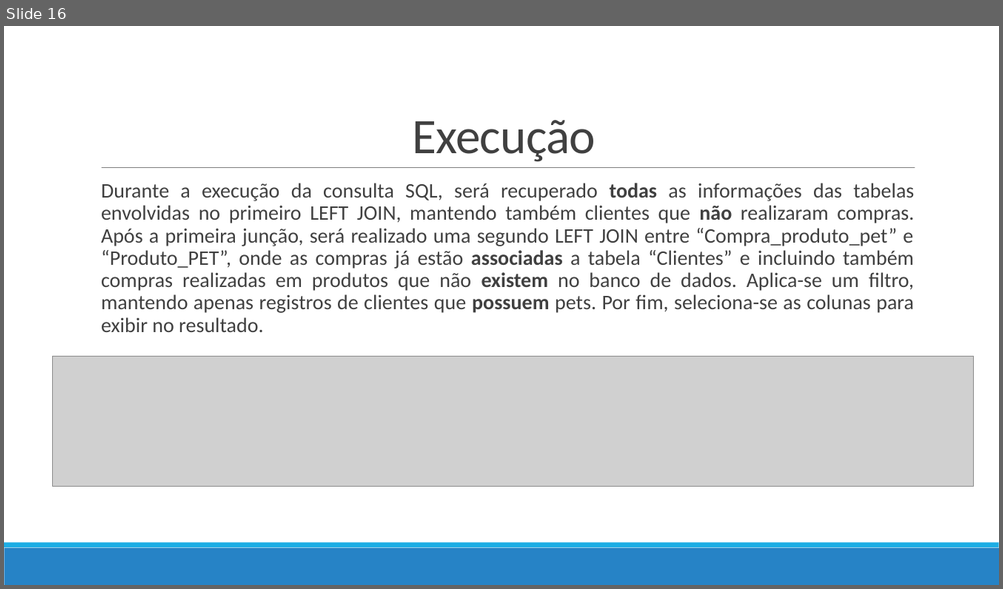
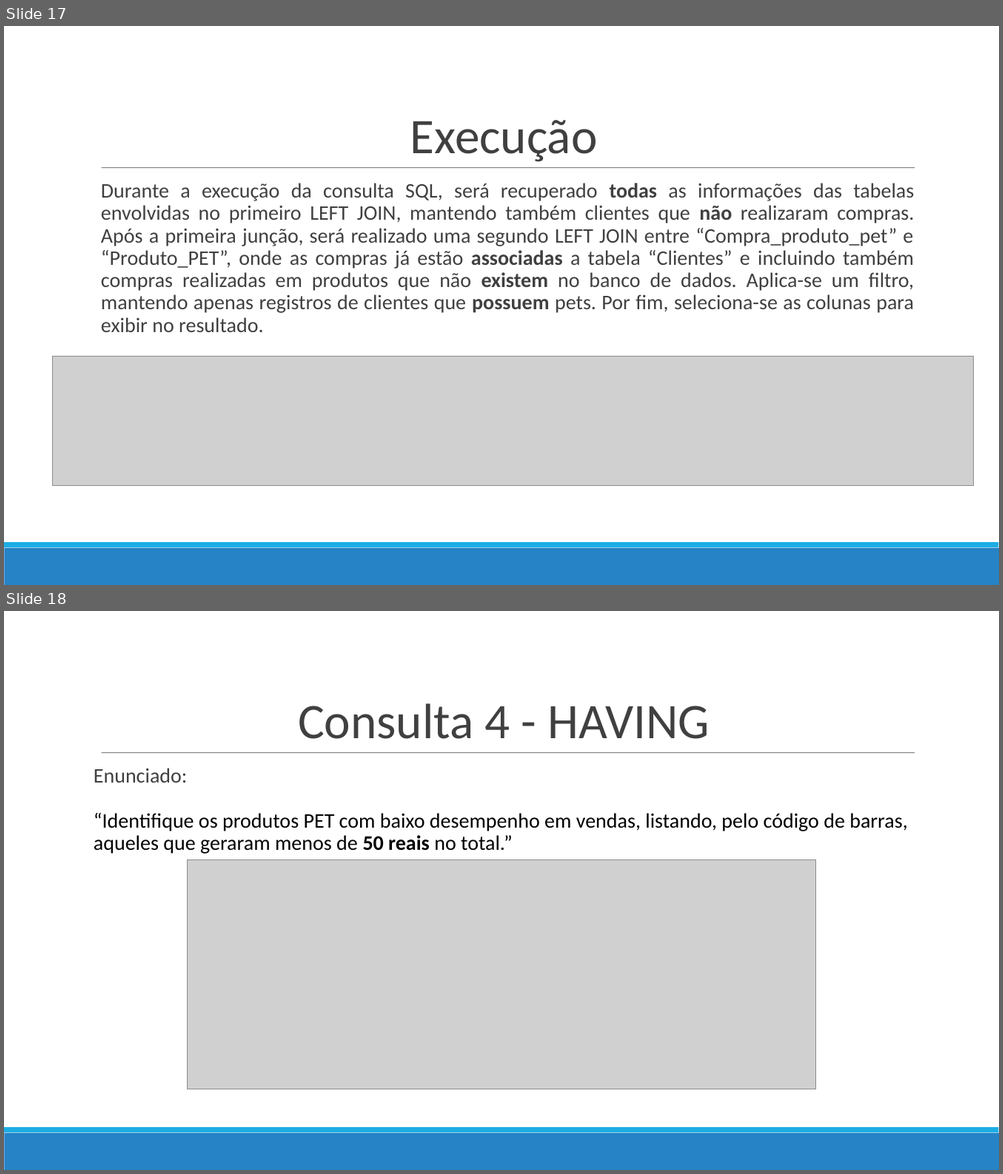
Before and after one commit to Marcos-Med/EpDB, a slide deck: docs/video 3.odp. Shown one above the other, each under a label of ours: slide 16 before the commit, slides 17 and 18 after it. The pictures are 1003x589 and 1003x1174 pixels, drawn with LibreOffice and Linux fonts; fonts in the diff are those of the drawing; grey boxes stand for pictures. Boxes give left, top, right and bottom in pixels: in the first picture for what was removed or moved away, otherwise in the second. Text is boxed around its words. In the diff, an @@ line names an element or a change of style, - is before the commit and + after.

Commit message:
adicionando consultas
4 - Having, 5 - quatro relações e 6 - uma relação x dois papéis

```diff
--- a/docs/video 3.odp
+++ b/docs/video 3.odp
@@ slide 18 added at (x1=4, y1=611, x2=999, y2=1170), background #FFFFFF; not listed: 3 template elements that a slide beside it also shows @@
@@ text added at (x1=298, y1=703, x2=708, y2=739), 48 pt, text #404040 @@
+Consulta 4 - HAVING
@@ text added at (x1=94, y1=768, x2=907, y2=854), 20 pt, text #000000 @@
+Enunciado:
+“Identifique os produtos PET com baixo desempenho em vendas, listando, pelo código de barras, aqueles que geraram menos de 50 reais no total.”
@@ picture added at (x1=188, y1=860, x2=816, y2=1090) @@
@@ what was slide 16 is now slide 17 @@
@@ slide 17 changed as well @@
@@ text "Execução" at (x1=410, y1=120, x2=597, y2=162): letter spacing -0.5 to 0 pt @@
```
Also in this commit, not shown: 17 other slides changed, 14 other slides added, 12 slides removed.
